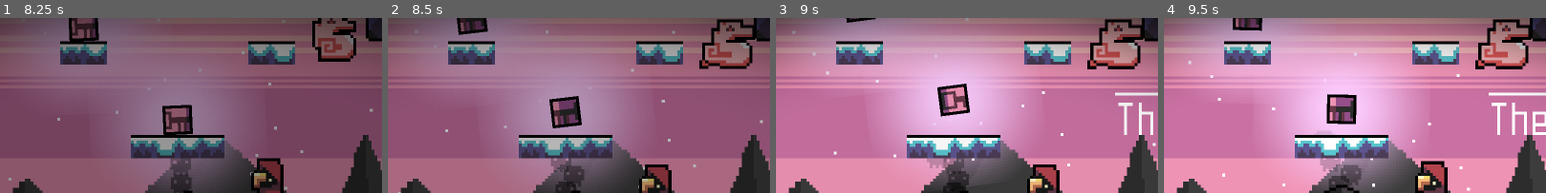
Above: before the commit, frames 1-4 (left to right).
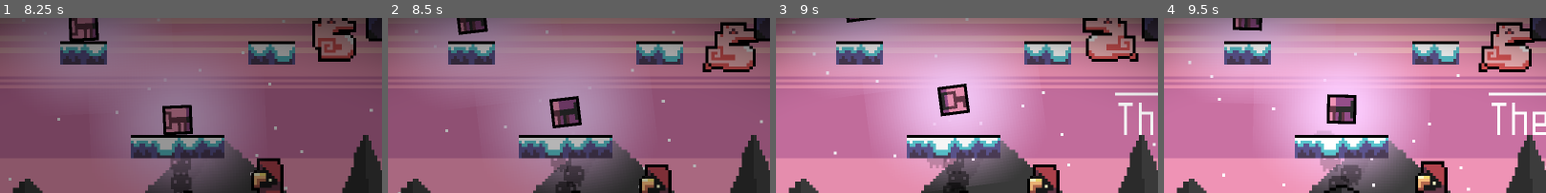
Above: after the commit, the same moments.

Repository: mowen88/mv-v2.0
Game: Godot game, scene res://states/boot_state/boot_state.tscn
Two runs of this game, one before a commit and one after it. Both use one fixed random seed, a clock stepped at 60 frames per second and the inputs below.
Inputs (mouse positions are % of the whole screen's width and height, from its top left):
- Up to frame 1 (8.25 s): tap Enter (ui_accept) at 0.5, 1.25, 2.75, 3.5 s; move the mouse to (72, 45) at 0.52 s; hold Right (move_right) 0.53-1.25 s; hold X (attack) 0.53-1.25 s; click (72, 45) at 0.67 s; tap Z (jump) at 0.77, 3.77 s; drag from (30, 55) to (45, 70) at 1.27 s; move the mouse to (60, 28) at 2.02 s; hold Left (move_left) 2.03-2.75 s; hold C (shoot) 2.03-2.75 s; tap X (attack) at 2.3 s; drag from (45, 70) to (20, 35) at 2.77 s; move the mouse to (80, 65) at 3.52 s; hold Right (move_right) 3.53-4.25 s; hold X (attack) 3.53-4.25 s; drag from (20, 35) to (35, 25) at 4.27 s; move the mouse to (55, 50) at 5.02 s; hold Right (move_right) 5.03-5.75 s; hold X (attack) 5.03-5.75 s; click (55, 50) at 5.17 s; click "Start Game" at 5.75 s; click "1: Empty Slot" at 6.5 s; drag from (35, 25) to (30, 55) at 7.27 s; move the mouse to (72, 45) at 8.02 s; hold Left (move_left) from 8.03 s (still down); hold C (shoot) from 8.03 s (still down)
- Up to frame 2 (8.5 s): keep holding Left (move_left); keep holding C (shoot); tap Z (jump) at 8.27 s; tap X (attack) at 8.3 s
- Up to frame 3 (9 s): release Left (move_left) at 8.75 s; release C (shoot) at 8.75 s; drag from (30, 55) to (71, 8) at 8.77 s
- Up to frame 4 (9.5 s): no input
The pictures show only the part of the screen within x 27-77%, y 0-50%; the shares and areas given below are measured in that part.

Frame 1 is identical in both runs. In frame 2, 2.6% of the frame differs, in the area x 81-97%, y 0-31%; in frame 3, 3.0%, in the area x 80-97%, y 0-30%; in frame 4, 2.6%.

Commit message:
Refining flyer enemy

Diff:
--- a/states/world_state/components/move_component.gd
+++ b/states/world_state/components/move_component.gd
@@ -45,10 +45,13 @@
 
 	return false
 
+func set_facing(direction: int) -> void:
+	self.facing = int(sign(direction))
+
 func process_movement(delta: float) -> void:
 
 	if direction != 0:
-		self.facing = int(sign(direction))
+		set_facing(direction)
 
 		# Smoothly accelerate toward maximum run speed
 		owner.velocity.x = move_toward(owner.velocity.x, direction * speed, acceleration * delta)
--- a/states/world_state/entities/characters/enemies/flyer/chase.gd
+++ b/states/world_state/entities/characters/enemies/flyer/chase.gd
@@ -11,15 +11,12 @@
 	if not owner.attack_target:
 		return
 
-	owner.override_facing()
-
 	# Chase the player reference
 	var direction = owner.global_position.direction_to(owner.attack_target.global_position)
 	var target_velocity = direction * speed
 	owner.velocity = owner.velocity.move_toward(target_velocity, speed * delta * 6.0)
 
 	# Handle facing
-	if abs(owner.velocity.x) > 0.5:
-		owner.move_component.facing = int(sign(owner.velocity.x))
+	owner.move_component.set_facing(sign(direction.x))
 
 	owner.move_and_slide()
--- a/states/world_state/entities/characters/enemies/flyer/death.gd
+++ b/states/world_state/entities/characters/enemies/flyer/death.gd
@@ -2,7 +2,6 @@
 
 func enter() -> void:
 	#owner.get_node("AnimatedSprite2D").play("idle")
-	owner.override_facing()
 
 	# Queue free after set time
 	var timer = owner.get_tree().create_timer(4)
--- a/states/world_state/entities/characters/enemies/flyer/flyer.gd
+++ b/states/world_state/entities/characters/enemies/flyer/flyer.gd
@@ -22,14 +22,6 @@
 	vision_area.body_entered.connect(_on_body_entered)
 	lose_player_area.body_exited.connect(_on_body_exited)
 
-func override_facing() -> void:
-	if attack_target == null:
-		return
-	var x_difference = attack_target.global_position.x - global_position.x
-
-	if abs(x_difference) > 0.0:
-		move_component.facing = int(sign(x_difference))
-
 func _on_body_entered(body: Node2D) -> void:
 	if body.is_in_group("player") and health_component.current_health > 0:
 		attack_target = body
@@ -46,6 +38,7 @@
 
 	fsm.change_state("Death")
 
+
 #Testing with input - to be deleted for shipping !!!!
 func _unhandled_input(event: InputEvent) -> void:
 
@@ -54,6 +47,7 @@
 		#health_component.damage(1)
 		#print(health_component.current_health)
 		pass
-
-func _process(delta: float) -> void:
-	print(fsm.current_state.name)
+#
+#func _process(delta: float) -> void:
+	#print(fsm.current_state.name)
+	#
--- a/states/world_state/entities/characters/enemies/flyer/flyer.tscn
+++ b/states/world_state/entities/characters/enemies/flyer/flyer.tscn
@@ -75,6 +75,8 @@
 [sub_resource type="RectangleShape2D" id="RectangleShape2D_uubgs"]
 size = Vector2(8, 16)
 
+[sub_resource type="RectangleShape2D" id="RectangleShape2D_66snt"]
+
 [node name="Flyer" type="CharacterBody2D" unique_id=1889472994 groups=["enemies", "energy_gaining"]]
 collision_layer = 4
 collision_mask = 193
@@ -131,6 +133,7 @@
 
 [node name="KnockbackComponent" parent="." unique_id=384703253 node_paths=PackedStringArray("hurtbox_component") instance=ExtResource("11_tp1or")]
 hurtbox_component = NodePath("../HurtboxComponent")
+bounce = 0.0
 
 [node name="HealthComponent" parent="." unique_id=1333011245 instance=ExtResource("9_5mngh")]
 
@@ -143,5 +146,13 @@
 health_component = NodePath("../HealthComponent")
 
 [node name="HitboxComponent" parent="." unique_id=712061374 instance=ExtResource("16_eri07")]
+collision_layer = 0
+collision_mask = 2
+knockback_force = 60.0
+
+[node name="CollisionShape2D" parent="HitboxComponent" index="0" unique_id=1317764610]
+position = Vector2(0, -0.5)
+shape = SubResource("RectangleShape2D_66snt")
 
 [editable path="HurtboxComponent"]
+[editable path="HitboxComponent"]
--- a/states/world_state/entities/characters/enemies/flyer/hit.gd
+++ b/states/world_state/entities/characters/enemies/flyer/hit.gd
@@ -9,17 +9,12 @@
 	timer = stun_duration
 	# Play a "hit" animation if you have one
 	owner.get_node("AnimatedSprite2D").play("idle")
+	owner.vision_area.monitoring = false
+	owner.lose_player_area.monitoring = false
 
 func physics_update(delta: float) -> void:
 	# Increment timer
 	timer -= delta
 
-	# Add gravity
-	owner.velocity.y = min(owner.velocity.y + owner.move_component.gravity * delta,\
-	owner.move_component.max_fall_speed)
-
-
-	owner.move_and_slide()
-
 	if timer <= 0:
-		fsm.change_state("Hit")
+		fsm.change_state("Chase")
--- a/states/world_state/entities/characters/enemies/flyer/idle.gd
+++ b/states/world_state/entities/characters/enemies/flyer/idle.gd
@@ -31,11 +31,13 @@
 	var direction = current_position.direction_to(target_position)
 	var distance = current_position.distance_to(target_position)
 
-	if distance > 2.0:
+	if distance > 0.0:
 		owner.velocity = owner.velocity.move_toward(direction * hover_speed, hover_speed * delta * 4.0)
 	else:
 		owner.velocity = owner.velocity.move_toward(Vector2.ZERO, hover_speed * delta * 4.0)
 
+	# Set facing as per direction
+	owner.move_component.set_facing(sign(owner.velocity.x))
 
 	# Keeps tile collisions active so it floats around obstacles naturally
 	owner.move_and_slide()
--- a/states/world_state/entities/characters/enemies/walker/walker.tscn
+++ b/states/world_state/entities/characters/enemies/walker/walker.tscn
@@ -115,8 +115,6 @@
 
 [node name="Hit" type="Node" parent="FiniteStateMachine" unique_id=608652713]
 script = ExtResource("7_n1w0g")
-knockback_force = null
-stun_duration = null
 metadata/_custom_type_script = "uid://w6r4fliln4v5"
 
 [node name="HealthComponent" parent="." unique_id=1333011245 instance=ExtResource("8_7ldib")]
--- a/states/world_state/entities/characters/enemies/walker/walker_hit.gd
+++ b/states/world_state/entities/characters/enemies/walker/walker_hit.gd
@@ -7,7 +7,6 @@
 
 func enter() -> void:
 	timer = stun_duration
-	# Play a "hit" animation if you have one
 	owner.get_node("AnimatedSprite2D").play("idle")
 
 func physics_update(delta: float) -> void:
--- a/states/world_state/entities/characters/player/sword/sword_scene.tscn
+++ b/states/world_state/entities/characters/player/sword/sword_scene.tscn
@@ -55,7 +55,6 @@
 [node name="HitboxComponent" parent="." unique_id=712061374 instance=ExtResource("3_fptq8")]
 z_index = 5
 collision_layer = 0
-knockback_force = 120.0
 
 [node name="CollisionPolygon2D" type="CollisionPolygon2D" parent="HitboxComponent" unique_id=23092858]
 polygon = PackedVector2Array(-1, -8, 8, -8, 15, -5, 18, -2, 18, 4, 15, 7, 8, 10, -1, 10)
--- a/states/world_state/rooms/b_03.tscn
+++ b/states/world_state/rooms/b_03.tscn
@@ -11,11 +11,13 @@
 [ext_resource type="PackedScene" uid="uid://bhuxdkfjd8yie" path="res://states/world_state/environment/hazards/spikes.tscn" id="6_3grma"]
 [ext_resource type="Shader" uid="uid://852afqaskhkl" path="res://core/shaders/godray_sprite_shader.gdshader" id="6_se67a"]
 [ext_resource type="PackedScene" uid="uid://0oqxdpjjeqp0" path="res://states/world_state/environment/respawn_area/respawn_area.tscn" id="8_8dds4"]
+[ext_resource type="PackedScene" uid="uid://o2651qiy5vxt" path="res://states/world_state/environment/save_station/save_station.tscn" id="12_hhens"]
+[ext_resource type="PackedScene" uid="uid://bksau07opdi8h" path="res://states/world_state/entities/characters/enemies/flyer/flyer.tscn" id="12_r5f2l"]
 
 [sub_resource type="ShaderMaterial" id="ShaderMaterial_hhens"]
 shader = ExtResource("6_se67a")
 
-[sub_resource type="ShaderMaterial" id="ShaderMaterial_se67a"]
+[sub_resource type="ShaderMaterial" id="ShaderMaterial_36wyp"]
 resource_local_to_scene = true
 shader = ExtResource("5_3grma")
 shader_parameter/flash_active = false
@@ -263,7 +265,7 @@
 position = Vector2(528, 120)
 
 [node name="0" type="Marker2D" parent="Spawns" index="0" unique_id=495794101]
-position = Vector2(-288, -48)
+position = Vector2(188, 72)
 
 [node name="1" type="Marker2D" parent="Spawns" index="1" unique_id=729201492]
 position = Vector2(-520, 56)
@@ -288,8 +290,14 @@
 [node name="Enemies" parent="." index="19" unique_id=978055959]
 position = Vector2(528, 120)
 
+[node name="Flyer" parent="Enemies" index="0" unique_id=1889472994 instance=ExtResource("12_r5f2l")]
+position = Vector2(288, 10)
+
 [node name="Gauntlet" parent="." index="20" unique_id=1813862647]
 position = Vector2(528, 120)
+
+[node name="SaveStation" parent="." index="21" unique_id=879487149 instance=ExtResource("12_hhens")]
+position = Vector2(716, 184)
 
 [editable path="Decoration/Waterfall"]
 [editable path="SecretWalls/SecretWall"]
Not shown: 1 places in states/world_state/rooms/b_03.tscn that only renumber resources
